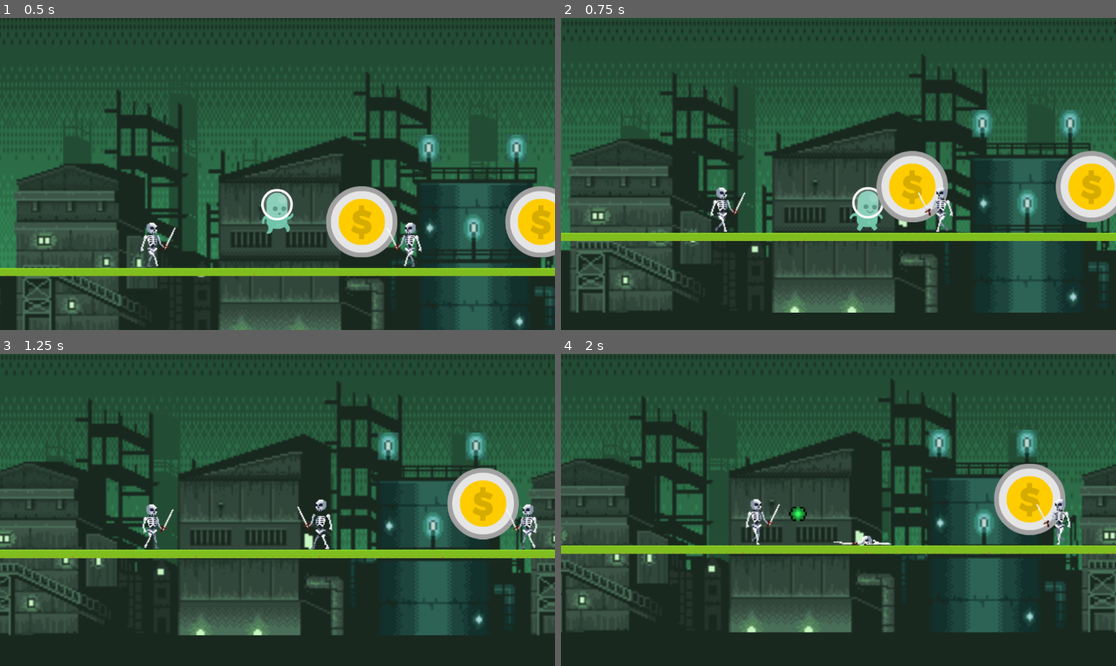
Above: before the commit, frames 1-4 (two rows, left to right).
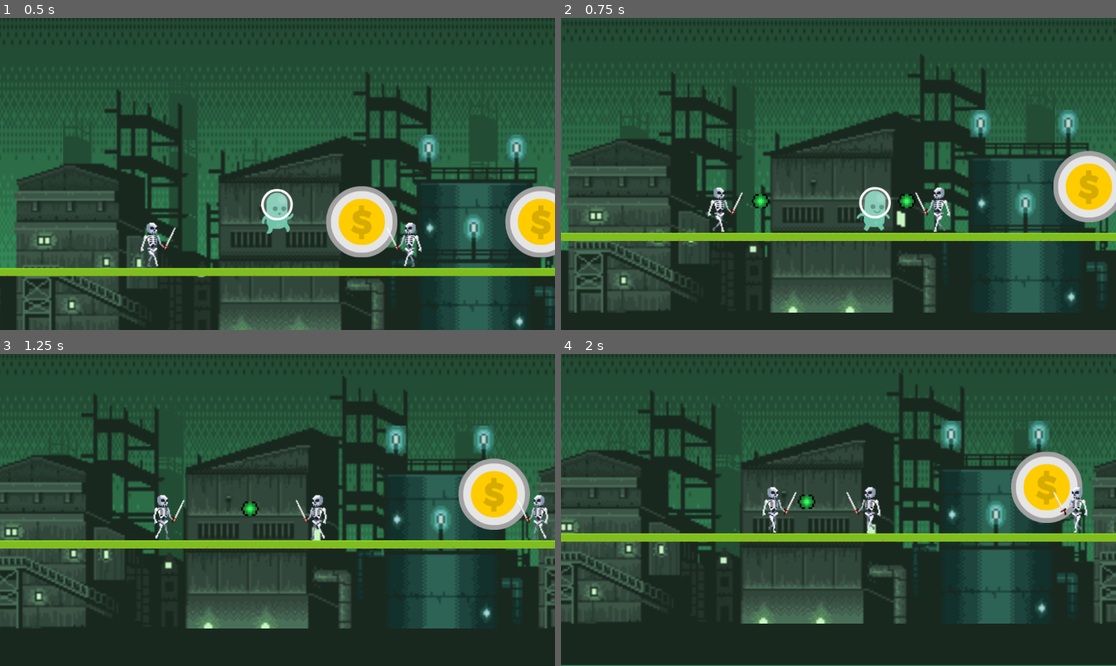
Above: after the commit, the same moments.

Repository: PietPadda/godot-2d-platformer
Game: Godot game, scene res://levels/level_2.tscn
Two runs of this game, one before a commit and one after it. Both use one fixed random seed, a clock stepped at 60 frames per second and the inputs below. This scene is started directly instead of the project's main scene.
Inputs:
- Up to frame 1 (0.5 s): no input
- Up to frame 2 (0.75 s): tap Enter (ui_accept) at 0.5 s; hold Right (ui_right) from 0.53 s (still down)
- Up to frame 3 (1.25 s): keep holding Right (ui_right); tap Enter (ui_accept) at 0.77 s
- Up to frame 4 (2 s): keep holding Right (ui_right); tap Enter (ui_accept) at 1.52 s

Frame 1 is identical in both runs. In frame 2, 7.5% of the frame differs, in the area x 0-100%, y 1-95%; in frame 3, 25%; in frame 4, 29%, in the area x 0-100%, y 0-100%.

Commit message:
fix(enemy): polish shooting logic with muzzle flip, projectile expiration, and fast first shot

Diff:
--- a/godot-2d-platformer/mob/mob.gd
+++ b/godot-2d-platformer/mob/mob.gd
@@ -63,6 +63,13 @@
 
 	# general velocity
 	velocity.x = direction * speed
+
+	# muzzle update
+	if direction > 0: # face right
+		muzzle.position.x = abs(muzzle.position.x)
+	else: # face left
+		muzzle.position.x = -abs(muzzle.position.x)
+
 	# flip_h true if -1 (left), false if 1 (right, default)
 	animated_sprite.flip_h = direction < 0
 
@@ -104,6 +111,12 @@
 
 	# apply velocity vector with chase speed boost
 	velocity.x = direction_to_player.x * speed * 4 # chase a bit faster
+
+	# muzzle update
+	if direction > 0: # face right
+		muzzle.position.x = abs(muzzle.position.x)
+	else: # face left
+		muzzle.position.x = -abs(muzzle.position.x)
 
 	# standard sprite flip and walk logic
 	animated_sprite.flip_h = velocity.x < 0
@@ -157,6 +170,11 @@
 		state = CHASE # set mob to hunt the player
 		player = body # the body it chases is the player
 
+		# first pellet has reduced timer for responsiveness
+		if shoot_timer.is_stopped() and not is_instance_valid(active_projectile):
+			# override the timer on first detection with short time
+			shoot_timer.start(0.5)
+
 # func called on player exiting the visibility radius
 func _on_player_detector_body_exited(body: Node2D) -> void:
 	if body.is_in_group("player"):
--- a/godot-2d-platformer/player/player.gd
+++ b/godot-2d-platformer/player/player.gd
@@ -7,8 +7,8 @@
 @onready var sfx_player = $SFXPlayer
 
 # constants
-const SPEED = 400.0 # float
-const JUMP_VELOCITY = -450.0 # float
+const SPEED = 500.0 # float
+const JUMP_VELOCITY = -500.0 # float
 
 # get global grav for rigidbody
 var gravity = ProjectSettings.get_setting("physics/2d/default_gravity")
--- a/godot-2d-platformer/projectiles/pellet.gd
+++ b/godot-2d-platformer/projectiles/pellet.gd
@@ -4,7 +4,7 @@
 
 # variables
 var direction = Vector2.RIGHT
-var speed = 250.0
+var speed = 350.0
 
 # pellet physics
 func _physics_process(delta):
@@ -19,3 +19,7 @@
 
 	# destroy player on ANY collision
 	queue_free()
+
+# expiration timer
+func _on_timer_timeout() -> void:
+	queue_free() # delete on expiration
--- a/godot-2d-platformer/projectiles/pellet.tscn
+++ b/godot-2d-platformer/projectiles/pellet.tscn
@@ -15,4 +15,10 @@
 [node name="CollisionShape2D" type="CollisionShape2D" parent="."]
 shape = SubResource("CircleShape2D_8ib4m")
 
+[node name="Timer" type="Timer" parent="."]
+wait_time = 3.0
+one_shot = true
+autostart = true
+
 [connection signal="body_entered" from="." to="." method="_on_body_entered"]
+[connection signal="timeout" from="Timer" to="." method="_on_timer_timeout"]
